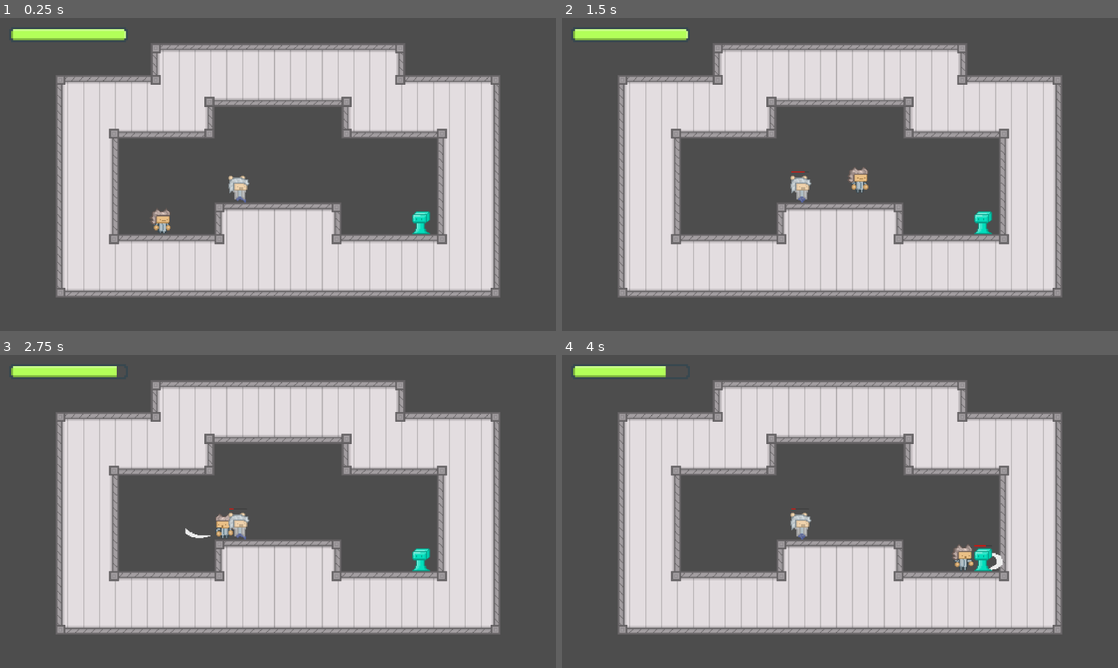
Above: before the commit, frames 1-4 (two rows, left to right).
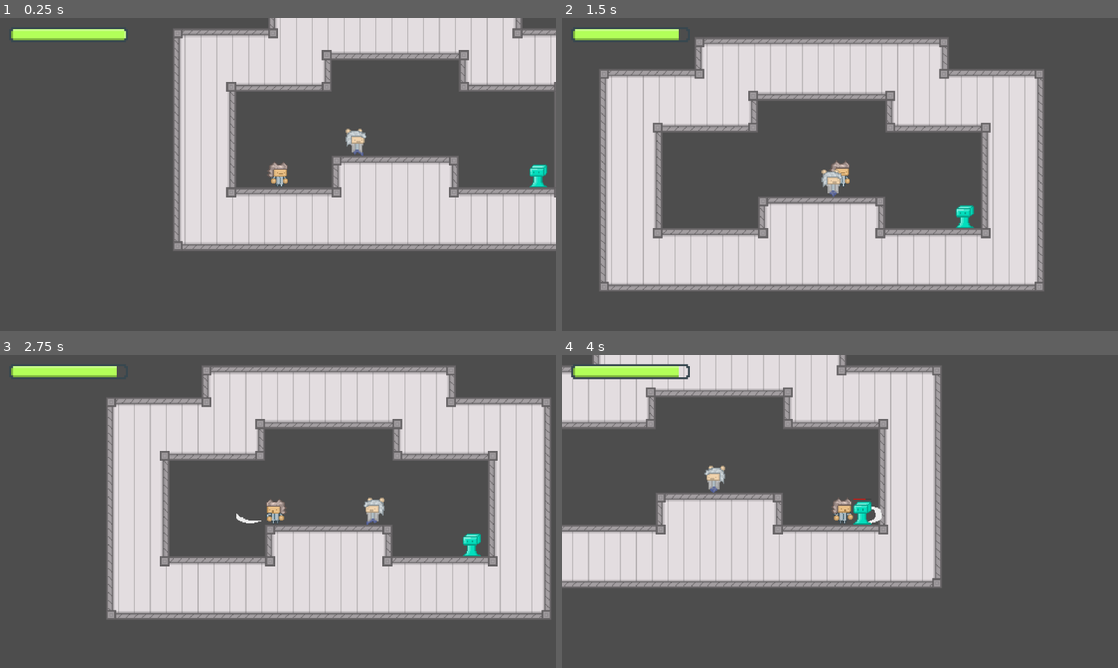
Above: after the commit, the same moments.

Repository: Brian-Magnuson/lab_escape_gd
Game: Godot game, scene res://scenes/level_0.tscn
Two runs of this game, one before a commit and one after it. Both use one fixed random seed, a clock stepped at 60 frames per second and the inputs below.
Inputs (mouse positions are in pixels of both pictures, inside the frame that each line leads up to):
- Up to frame 1 (0.25 s): no input
- Up to frame 2 (1.5 s): move the mouse to (962, 158) at 0.52 s; press the mouse at (962, 158) at 0.53 s; hold D (move_right) from 0.53 s (still down); tap Space (jump) at 0.77 s; move the mouse to (728, 190) at 1.27 s; release the mouse at (728, 190) at 1.28 s; click (728, 190) at 1.35 s
- Up to frame 3 (2.75 s): tap Space (jump) at 1.52 s; move the mouse to (333, 442) at 2.02 s; release D (move_right) at 2.03 s; press the mouse at (333, 442) at 2.03 s; hold A (move_left) from 2.03 s (still down)
- Up to frame 4 (4 s): move the mouse to (812, 574) at 2.77 s; release A (move_left) at 2.78 s; release the mouse at (812, 574) at 2.78 s; hold D (move_right) from 2.78 s (still down); click (812, 574) at 2.85 s; tap Space (jump) at 3.02, 3.77 s; move the mouse to (1006, 558) at 3.52 s; press the mouse at (1006, 558) at 3.53 s

The runs differ from the first frame. In frame 1, 56% of the frame differs, in the area x 10-100%, y 0-90%; in frame 2, 27%; in frame 3, 45%; in frame 4, 55%.

Commit message:
Add path to researcher

Diff:
--- a/scenes/level_0.tscn
+++ b/scenes/level_0.tscn
@@ -156,12 +156,11 @@
 tile_map_data = PackedByteArray("AAAEAAwAAAAAAAEAAAAEAA0AAAAAAAEAAAAEAA4AAAAAAAEAAAAEAA8AAAAAAAEAAAAEABAAAAAAAAEAAAAFAB …(1136 unchanged characters)…
 tile_set = SubResource("TileSet_omf0s")
 
-[node name="Camera2D" type="Camera2D" parent="."]
-position = Vector2(352, 452)
-zoom = Vector2(2.145, 2.145)
-
 [node name="Player" parent="." instance=ExtResource("2_11nw6")]
 position = Vector2(234, 491)
+
+[node name="Camera2D" type="Camera2D" parent="Player"]
+zoom = Vector2(2.145, 2.145)
 
 [node name="Jelly" parent="." instance=ExtResource("3_w75ps")]
 position = Vector2(496, 499)
@@ -183,6 +182,6 @@
 show_percentage = false
 
 [node name="Researcher" parent="." instance=ExtResource("7_1rgqp")]
-position = Vector2(312, 467)
+position = Vector2(302, 467)
 
 [connection signal="health_updated" from="Player" to="." method="_on_player_health_updated"]
--- a/scenes/researcher.gd
+++ b/scenes/researcher.gd
@@ -4,35 +4,44 @@
 @export var max_health = 40.0
 @export var damage = 10.0
 
+@export var speed = 40.0
+
 func _ready() -> void:
-	$Hitbox.set_meta("hit_damage", damage)
-	$AnimatedSprite2D.play("default")
+	$PathFollow2D/Hitbox.set_meta("hit_damage", damage)
+	$PathFollow2D/AnimatedSprite2D.play("default")
 
 	health = max_health
 	update_health_bar()
 
+func _physics_process(delta: float) -> void:
+	$PathFollow2D.progress += speed * delta
+	if $PathFollow2D.progress_ratio >= 0.5:
+		$PathFollow2D/AnimatedSprite2D.flip_h = true
+	else:
+		$PathFollow2D/AnimatedSprite2D.flip_h = false
+
 func hit(amount: float) -> void:
 	health = clamp(health - amount, 0, max_health)
 	update_health_bar()
-	$IFrameTimer.start()
-	$Hurtbox/CollisionShape2D.disabled = true
+	$PathFollow2D/IFrameTimer.start()
+	$PathFollow2D/Hurtbox/CollisionShape2D.disabled = true
 
 	if health == 0.0:
 		queue_free()
 
 func update_health_bar() -> void:
-	$HealthBarAnchor/HealthBar.value = health / max_health
+	$PathFollow2D/HealthBarAnchor/HealthBar.value = health / max_health
 	if health < max_health:
-		$HealthBarAnchor/HealthBar.visible = true
+		$PathFollow2D/HealthBarAnchor/HealthBar.visible = true
 	else:
-		$HealthBarAnchor/HealthBar.visible = false
+		$PathFollow2D/HealthBarAnchor/HealthBar.visible = false
 
 func _on_hurtbox_area_entered(area: Area2D) -> void:
 	if area.is_in_group("player_hitbox"):
 		hit(area.get_meta("hit_damage") as float)
 
 func _on_i_frame_timer_timeout() -> void:
-	$Hurtbox/CollisionShape2D.disabled = false
-	for area in $Hurtbox.get_overlapping_areas():
+	$PathFollow2D/Hurtbox/CollisionShape2D.disabled = false
+	for area in $PathFollow2D/Hurtbox.get_overlapping_areas():
 		if area.is_in_group("player_hitbox"):
 			hit(area.get_meta("hit_damage") as float)
--- a/scenes/researcher.tscn
+++ b/scenes/researcher.tscn
@@ -1,7 +1,13 @@
-[gd_scene load_steps=11 format=3 uid="uid://b4uvhje4ecrus"]
+[gd_scene load_steps=12 format=3 uid="uid://b4uvhje4ecrus"]
 
 [ext_resource type="Script" path="res://scenes/researcher.gd" id="1_sil8i"]
 [ext_resource type="Texture2D" uid="uid://bhkddb0pokwvs" path="res://art/enemies/ResearcherRunning.png" id="2_nv7ao"]
+
+[sub_resource type="Curve2D" id="Curve2D_tjcxo"]
+_data = {
+"points": PackedVector2Array(0, 0, 0, 0, 0, 0, 0, 0, 0, 0, 103, 0, 0, 0, 0, 0, 0, 0)
+}
+point_count = 3
 
 [sub_resource type="AtlasTexture" id="AtlasTexture_1rlyy"]
 atlas = ExtResource("2_nv7ao")
@@ -52,37 +58,41 @@
 corner_radius_bottom_right = 5
 corner_radius_bottom_left = 5
 
-[node name="Researcher" type="Node2D"]
+[node name="Researcher" type="Path2D"]
+curve = SubResource("Curve2D_tjcxo")
 script = ExtResource("1_sil8i")
 metadata/_edit_group_ = true
 
-[node name="AnimatedSprite2D" type="AnimatedSprite2D" parent="."]
+[node name="PathFollow2D" type="PathFollow2D" parent="."]
+rotates = false
+
+[node name="AnimatedSprite2D" type="AnimatedSprite2D" parent="PathFollow2D"]
 texture_filter = 1
 sprite_frames = SubResource("SpriteFrames_442gm")
 frame = 2
 frame_progress = 0.918494
 
-[node name="Hitbox" type="Area2D" parent="." groups=["enemy_hitbox"]]
+[node name="Hitbox" type="Area2D" parent="PathFollow2D" groups=["enemy_hitbox"]]
 
-[node name="CollisionShape2D" type="CollisionShape2D" parent="Hitbox"]
+[node name="CollisionShape2D" type="CollisionShape2D" parent="PathFollow2D/Hitbox"]
 position = Vector2(0, 2.5)
 shape = SubResource("RectangleShape2D_hvjpu")
 debug_color = Color(0, 0.647636, 0.205455, 0.42)
 
-[node name="Hurtbox" type="Area2D" parent="."]
+[node name="Hurtbox" type="Area2D" parent="PathFollow2D"]
 
-[node name="CollisionShape2D" type="CollisionShape2D" parent="Hurtbox"]
+[node name="CollisionShape2D" type="CollisionShape2D" parent="PathFollow2D/Hurtbox"]
 position = Vector2(0, 2.5)
 shape = SubResource("RectangleShape2D_67gvd")
 debug_color = Color(1, 0.00518643, 0.0615661, 0.42)
 
-[node name="IFrameTimer" type="Timer" parent="."]
+[node name="IFrameTimer" type="Timer" parent="PathFollow2D"]
 wait_time = 0.25
 
-[node name="HealthBarAnchor" type="Node2D" parent="."]
+[node name="HealthBarAnchor" type="Node2D" parent="PathFollow2D"]
 top_level = true
 
-[node name="HealthBar" type="ProgressBar" parent="HealthBarAnchor"]
+[node name="HealthBar" type="ProgressBar" parent="PathFollow2D/HealthBarAnchor"]
 offset_left = -9.0
 offset_top = -18.0
 offset_right = 111.0
@@ -92,11 +102,12 @@
 max_value = 1.0
 value = 0.5
 show_percentage = false
+metadata/_edit_use_anchors_ = true
 
-[node name="RemoteTransform2D" type="RemoteTransform2D" parent="."]
+[node name="RemoteTransform2D" type="RemoteTransform2D" parent="PathFollow2D"]
 remote_path = NodePath("../HealthBarAnchor")
 update_rotation = false
 update_scale = false
 
-[connection signal="area_entered" from="Hurtbox" to="." method="_on_hurtbox_area_entered"]
-[connection signal="timeout" from="IFrameTimer" to="." method="_on_i_frame_timer_timeout"]
+[connection signal="area_entered" from="PathFollow2D/Hurtbox" to="." method="_on_hurtbox_area_entered"]
+[connection signal="timeout" from="PathFollow2D/IFrameTimer" to="." method="_on_i_frame_timer_timeout"]
